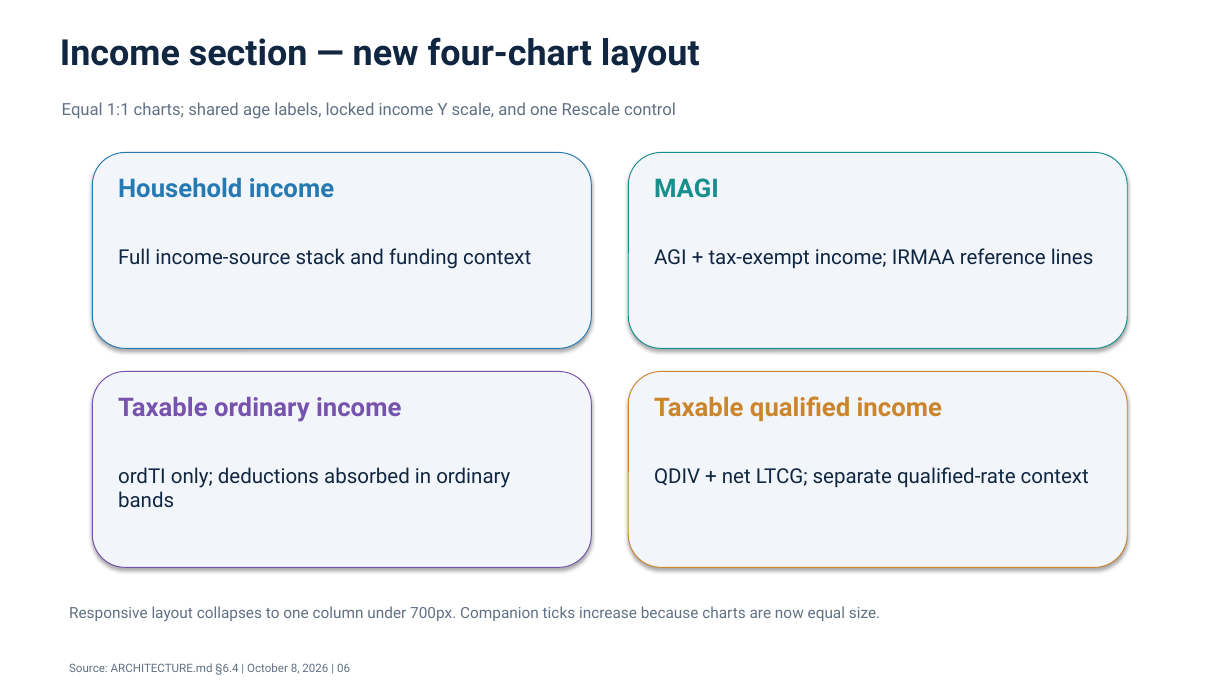
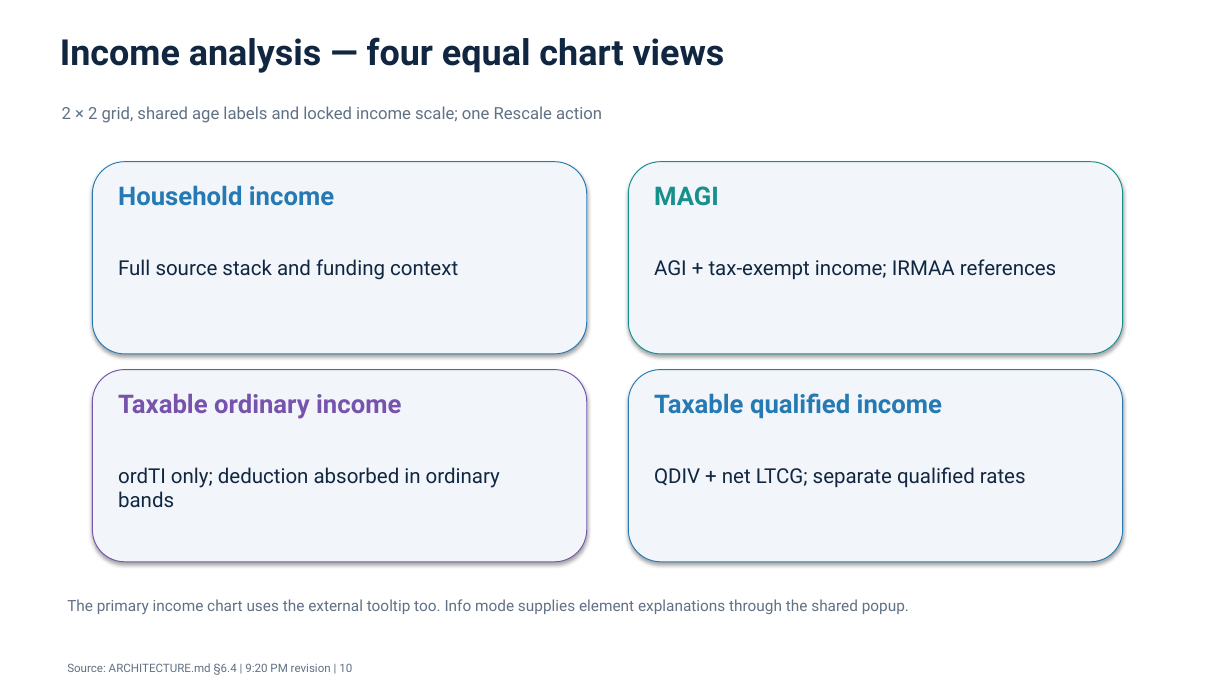
Before and after one commit to howardc64/retirefin, a slide deck: slide 10 of docs/retirement_income_planner_architecture.pptx (slide 6 before the commit). Drawn at 1232x693 pixels with LibreOffice and Linux fonts; fonts in the diff are those of the drawing. Boxes give left, top, right and bottom in pixels: in the first picture for what was removed or moved away, otherwise in the second. Text is boxed around its words. In the diff, an @@ line names an element or a change of style, - is before the commit and + after.

```diff
--- a/docs/retirement_income_planner_architecture.pptx
+++ b/docs/retirement_income_planner_architecture.pptx
@@ text at (60,37,725,73): text changed @@
-Income section — new four-chart layout
+Income analysis — four equal chart views
@@ text at (62,106,602,123): text changed @@
-Equal 1:1 charts; shared age labels, locked income Y scale, and one Rescale control
+2 × 2 grid, shared age labels and locked income scale; one Rescale action
@@ rounded rectangle: place and size @@
-rounded rectangle at (92,152,592,348)
+rounded rectangle at (92,162,587,354)
@@ text "Household income": place and size @@
-text "Household income" at (118,177,334,198)
+text "Household income" at (118,185,334,206)
@@ rounded rectangle: place and size @@
-rounded rectangle at (628,152,1128,348)
+rounded rectangle at (628,162,1123,354)
@@ text "MAGI": place and size @@
-text "MAGI" at (654,178,719,198)
+text "MAGI" at (654,186,719,206)
@@ text at (118,259,458,280): text changed @@
-Full income-source stack and funding context
+Full source stack and funding context
@@ text at (654,259,1056,279): text changed @@
-AGI + tax-exempt income; IRMAA reference lines
+AGI + tax-exempt income; IRMAA references
@@ rounded rectangle: place and size @@
-rounded rectangle at (92,372,592,567)
+rounded rectangle at (92,370,587,562)
@@ rounded rectangle: place and size @@
-rounded rectangle at (628,372,1128,567)
+rounded rectangle at (628,370,1123,562)
@@ rounded rectangle at (628,370,1123,562): outline #CB852D 0.75 pt to #267AB3 0.75 pt @@
@@ text "Taxable qualified income" at (654,393,942,419): text colour #CB852D to #267AB3 @@
@@ text at (118,467,500,507): text changed @@
-ordTI only; deductions absorbed in ordinary bands
+ordTI only; deduction absorbed in ordinary bands
@@ text at (654,467,1026,487): text changed @@
-QDIV + net LTCG; separate qualified-rate context
+QDIV + net LTCG; separate qualified rates
@@ text added at (67,599,909,614), 12 pt, text #617184 @@
+The primary income chart uses the external tooltip too. Info mode supplies element explanations through the shared popup.
@@ text removed at (69,606,880,621) @@
-Responsive layout collapses to one column under 700px. Companion ticks increase because charts are now equal size.
@@ text at (67,663,352,675): text changed @@
-Source: ARCHITECTURE.md §6.4 | October 8, 2026 | 06
+Source: ARCHITECTURE.md §6.4 | 9:20 PM revision | 10
```
Also in this commit, not shown: 3 other slides changed, 11 slides added, 12 slides removed, 24 other files.
